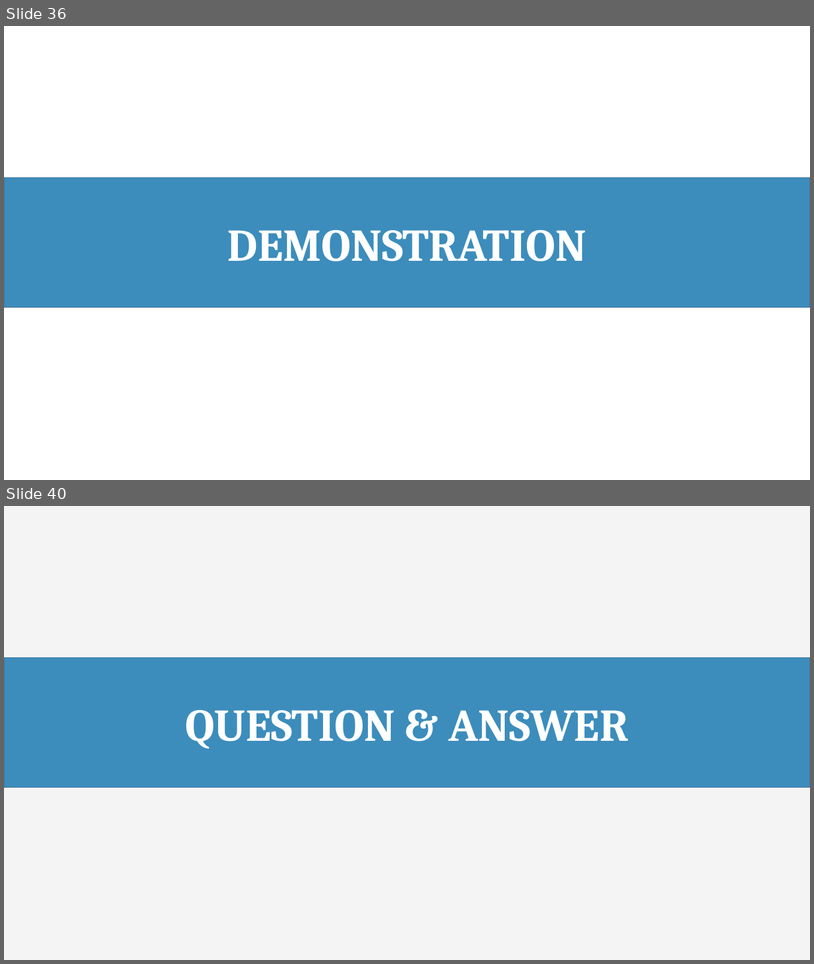
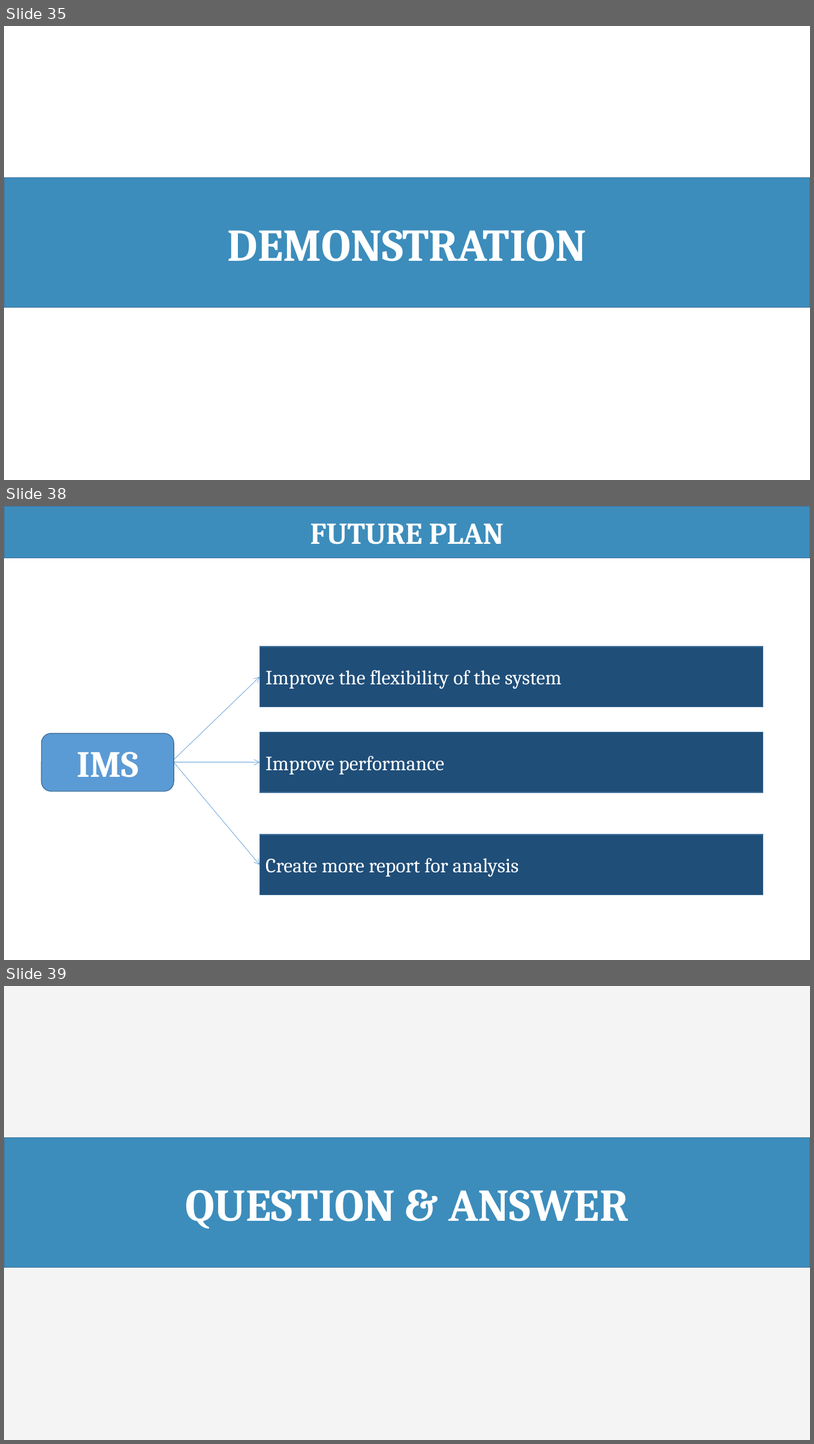
Before and after one commit to haltt051093/IMS-datacenter, a slide deck: Document/Presentation/IMS_20160420_Presentation.pptx. Shown one above the other, each under a label of ours: slides 36 and 40 before the commit, slides 35, 38 and 39 after it; the slides between them are not shown. The pictures are 814x964 and 814x1444 pixels, drawn with LibreOffice and Linux fonts; fonts in the diff are those of the drawing. Boxes give left, top, right and bottom in pixels: in the first picture for what was removed or moved away, otherwise in the second. Text is boxed around its words. In the diff, an @@ line names an element or a change of style, - is before the commit and + after.

```diff
--- a/Document/Presentation/IMS_20160420_Presentation.pptx
+++ b/Document/Presentation/IMS_20160420_Presentation.pptx
@@ slide 38 added at [4,506,810,960], background #FFFFFF @@
@@ rectangle added at [4,506,810,558], fill #3C8DBC, outline #43739E 1 pt, 36 pt, text #FFFFFF, bold @@
+FUTURE PLAN
@@ rectangle added at [260,646,764,707], fill #1F4E79, outline #43739E 1 pt, 24 pt, text #FFFFFF @@
+Improve the flexibility of the system
@@ arrow added from (174, 759) to (260, 676), #5B9BD5 0.5 pt @@
@@ rounded rectangle added at [42,733,174,792], fill #5B9BD5, outline #43739E 1 pt, 44 pt, text #FFFFFF, bold @@
+IMS
@@ rectangle added at [260,732,764,792], fill #1F4E79, outline #43739E 1 pt, 24 pt, text #FFFFFF @@
+Improve performance
@@ arrow added from (174, 762) to (260, 762), #5B9BD5 0.5 pt @@
@@ arrow added from (174, 762) to (260, 865), #5B9BD5 0.5 pt @@
@@ rectangle added at [260,834,764,895], fill #1F4E79, outline #43739E 1 pt, 24 pt, text #FFFFFF @@
+Create more report for analysis
@@ what was slide 36 is now slide 35 @@
@@ what was slide 40 is now slide 39 @@
```
Also in this commit, not shown: 5 slides changed, 2 other slides added, 2 slides removed, 3 other files.
